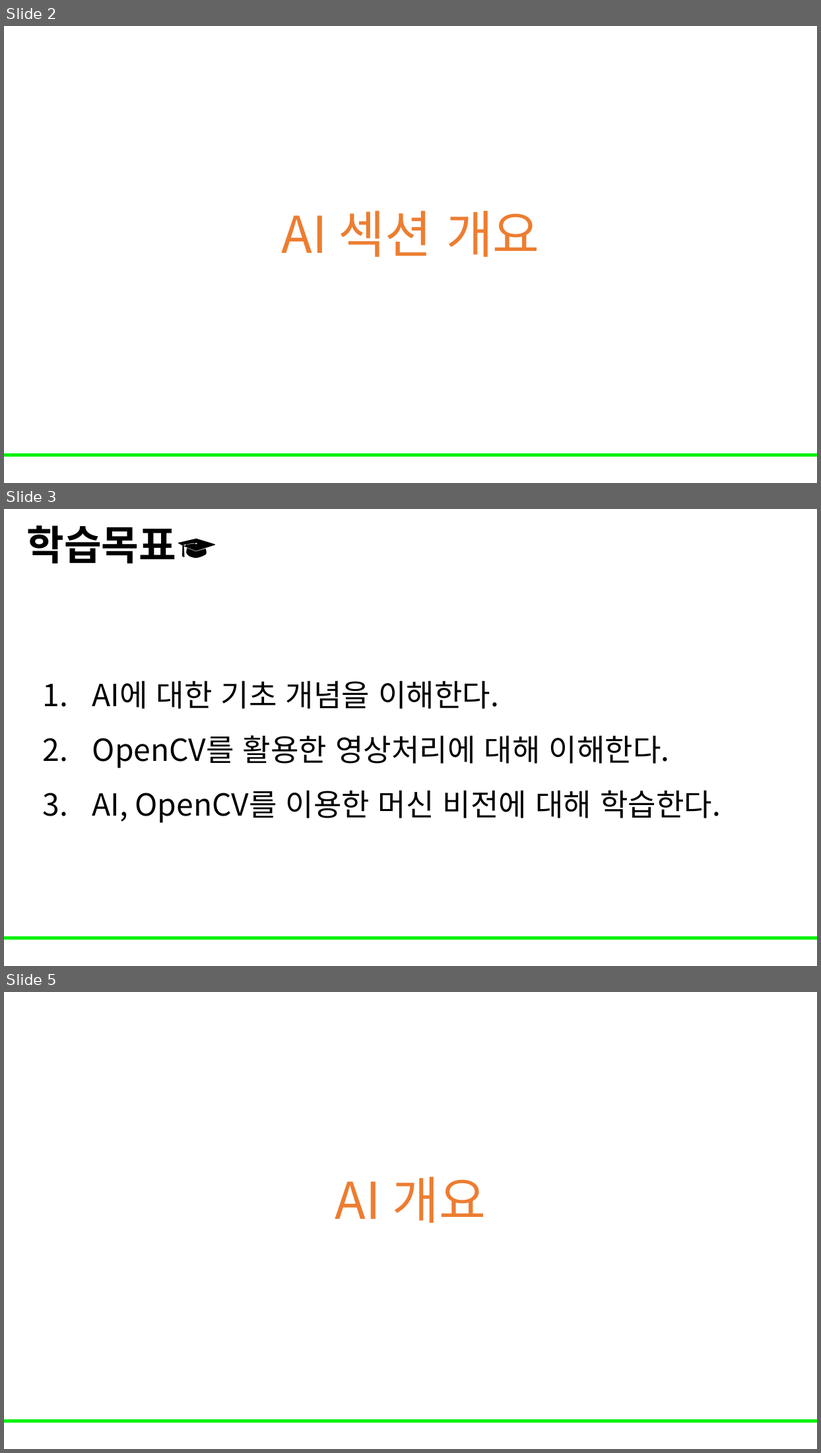
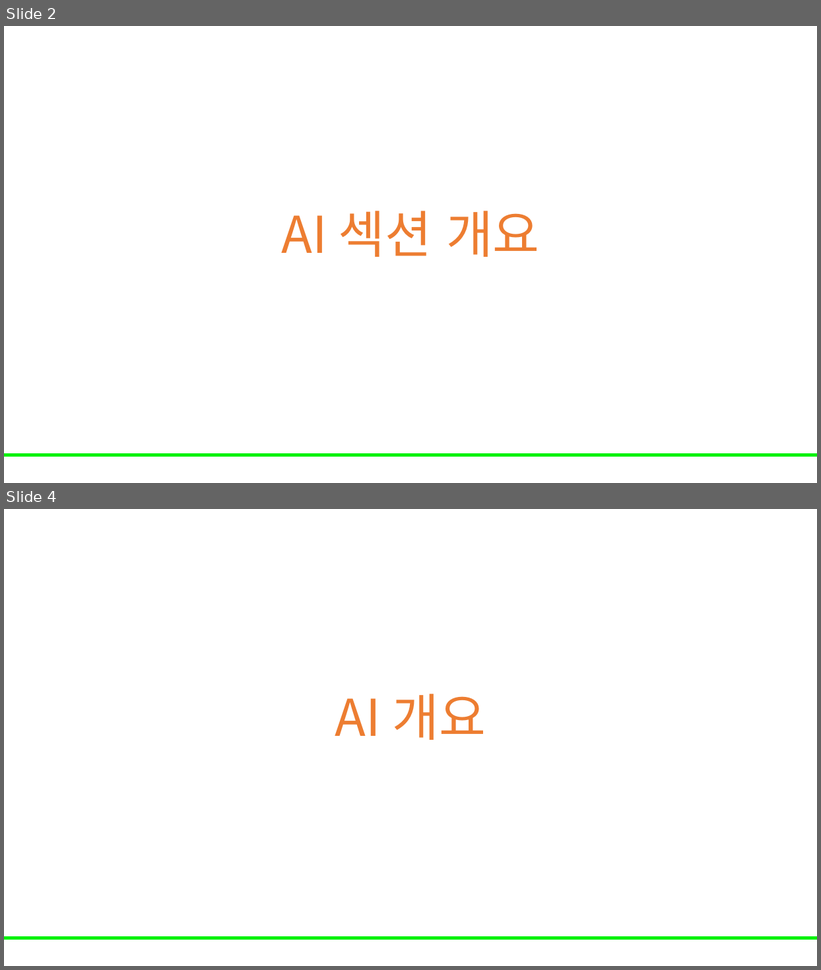
Before and after one commit to Leader-Lesson/KDT_RE_5th, a slide deck: material/5_AI/01_AI기초.pptx. Shown one above the other, each under a label of ours: slides 2, 3 and 5 before the commit, slides 2 and 4 after it; the slides between them are not shown. The pictures are 821x1453 and 821x970 pixels, drawn with LibreOffice and Linux fonts; fonts in the diff are those of the drawing; background and template pictures are left out. Boxes give left, top, right and bottom in pixels: in the first picture for what was removed or moved away, otherwise in the second. Text is boxed around its words. In the diff, an @@ line names an element or a change of style, - is before the commit and + after.

```diff
--- a/material/5_AI/01_AI기초.pptx
+++ b/material/5_AI/01_AI기초.pptx
@@ slide 3 removed at <box>4,509,817,966</box>, background #FFFFFF; not listed: 1 template element that a slide beside it also shows @@
@@ title removed at <box>27,525,217,564</box> @@
-학습목표🎓
@@ text removed at <box>92,681,721,823</box> @@
-1. AI에 대한 기초 개념을 이해한다.
-2. OpenCV를 활용한 영상처리에 대해 이해한다.
-3. AI, OpenCV를 이용한 머신 비전에 대해 학습한다.
@@ what was slide 5 is now slide 4 @@
```
Also in this commit, not shown: 14 slides changed, 1 slide added.
